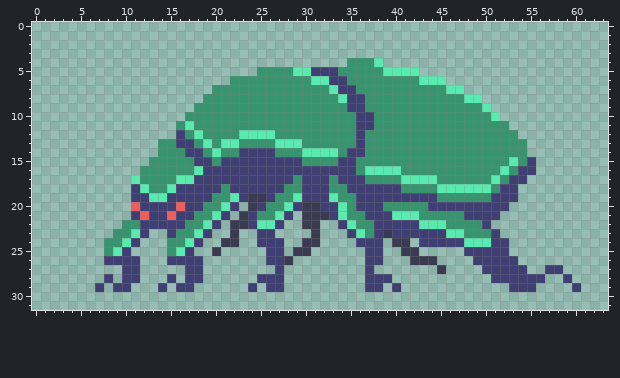
Two states of a pixel-art sprite, core/assets/img/scarab.png. Above, as it was before the edit.
The file is 64x32 pixels.
New version:
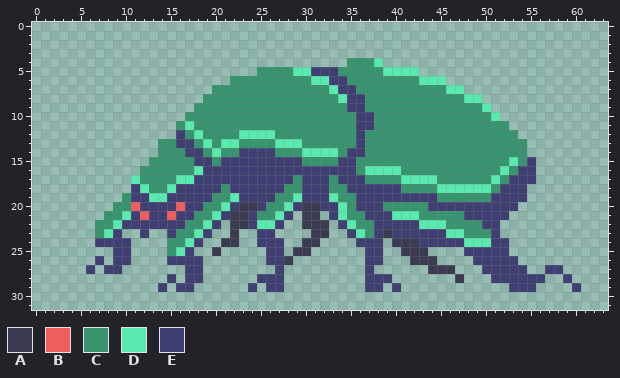
Palette (. is transparent): A #3a3a50  B #f05d5d  C #37946e  D #59eaaf  E #3f3f74
Log entry: coded scarab AI, added new animation
Edits made:
The author put colour A in row 20 at x 23; in row 21 at x 22; in rows 22 to 23 at x 32; in row 24 at x 42; in row 25 at x 43; in row 27 at x 44 and 46.
The author put colour A in row 28 at x 47.
The author put colour C in row 19 at x 10; in row 20 at x 9 to 10; in row 21 at x 8 to 9; in row 22 at x 7 to 8; in row 23 at x 7.
The author put colour D in row 21 at x 10; in row 22 at x 9; in row 23 at x 8.
The author put colour E in row 17 at x 55; in rows 18 to 19 at x 54; in row 20 at x 53; in row 21 at x 52; in row 22 at x 51; in row 24 at x 7.
The author put colour E in row 26 at x 7; in row 27 at x 6 and 8 to 9.
Colour A becomes colour E in row 19 at x 24 to 25.
Colour C becomes colour E in row 22 at x 10 to 11; in row 23 at x 9; in row 24 at x 8 to 9.
Colour D becomes colour E in row 24 at x 10; in row 25 at x 9.
The author cleared colour A in row 21 at x 32.
The author cleared colour C in row 23 at x 10; in row 25 at x 8.
The author cleared colour D in row 23 at x 11.
The author cleared colour E in row 24 at x 11; in row 26 at x 8 and 11; in row 27 at x 10 to 11; in row 28 at x 8 and 10 to 11; in row 29 at x 7 and 9 to 10.
